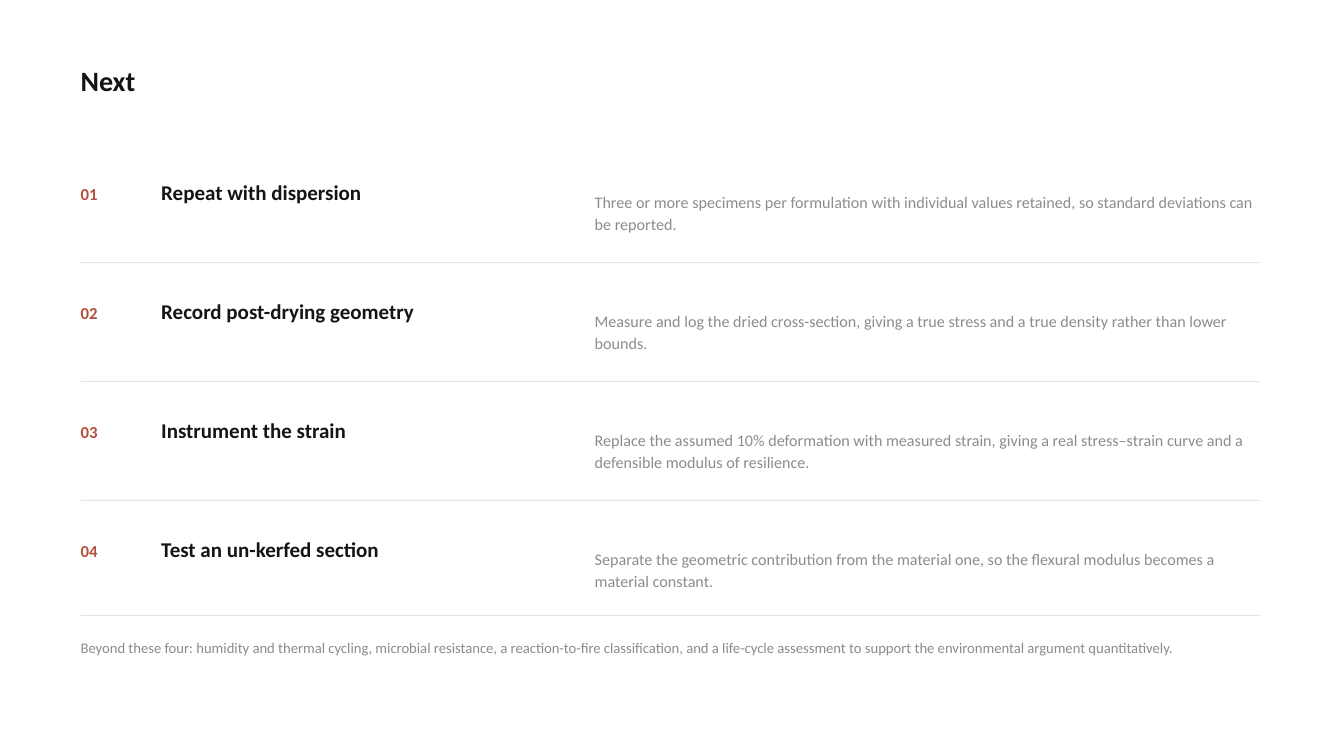
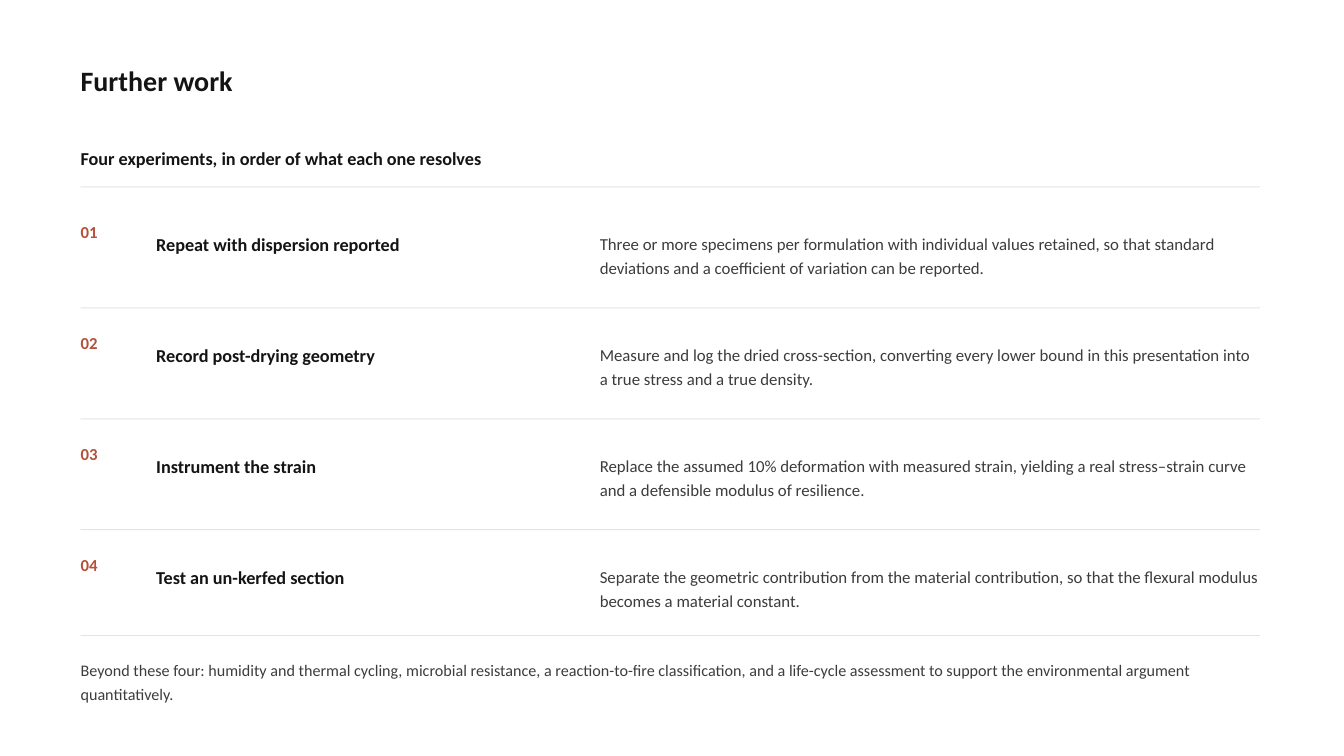
Before and after one commit to bunal91/sanat-ve-mekan, a slide deck: slide 27 of konferans-bildirisi/06-sunum/ICSMMEP26_Presentation_Unal.pptx (slide 25 before the commit). Drawn at 1344x756 pixels with LibreOffice and Linux fonts; fonts in the diff are those of the drawing. Boxes give left, top, right and bottom in pixels: in the first picture for what was removed or moved away, otherwise in the second. Text is boxed around its words. In the diff, an @@ line names an element or a change of style, - is before the commit and + after.

```diff
--- a/konferans-bildirisi/06-sunum/ICSMMEP26_Presentation_Unal.pptx
+++ b/konferans-bildirisi/06-sunum/ICSMMEP26_Presentation_Unal.pptx
@@ text at <box>81,71,233,92</box>: text changed @@
-Next
+Further work
@@ text added at <box>81,152,482,168</box>, 13 pt, text #141414, bold @@
+Four experiments, in order of what each one resolves
@@ rectangle added at <box>81,187,1260,188</box>, fill #E4E4E4 @@
@@ text "01": place and size @@
-text "01" at <box>81,189,98,200</box>
+text "01" at <box>81,227,98,238</box>
@@ text at <box>156,238,399,254</box>: text changed; size 15 to 13 pt @@
-Repeat with dispersion
+Repeat with dispersion reported
@@ text at <box>600,238,1215,277</box>: text changed; size 11.5 to 12 pt; text colour #8C8C8C to #3C3C3C @@
-Three or more specimens per formulation with individual values retained, so standard deviations can be reported.
+Three or more specimens per formulation with individual values retained, so that standard deviations and a coefficient of variation can be reported.
@@ text "02": place and size @@
-text "02" at <box>81,308,98,319</box>
+text "02" at <box>81,338,98,349</box>
@@ rectangle: place and size @@
-rectangle at <box>81,262,1260,263</box>
+rectangle at <box>81,308,1260,309</box>
@@ size 15 to 13 pt; line spacing 19pt to 18pt in 3 elements at <box>156,571,344,584</box>, <box>156,460,316,473</box>, <box>156,349,375,365</box> @@
@@ text "Record post-drying geometry": place and size @@
-text "Record post-drying geometry" at <box>161,304,414,323</box>
+text "Record post-drying geometry" at <box>156,349,375,365</box>
@@ text at <box>600,349,1250,388</box>: text changed; size 11.5 to 12 pt; text colour #8C8C8C to #3C3C3C @@
-Measure and log the dried cross-section, giving a true stress and a true density rather than lower bounds.
+Measure and log the dried cross-section, converting every lower bound in this presentation into a true stress and a true density.
@@ rectangle: place and size @@
-rectangle at <box>81,381,1260,382</box>
+rectangle at <box>81,418,1260,419</box>
@@ text "03": place and size @@
-text "03" at <box>81,427,98,438</box>
+text "03" at <box>81,449,98,460</box>
@@ text "Instrument the strain": place and size @@
-text "Instrument the strain" at <box>161,423,346,438</box>
+text "Instrument the strain" at <box>156,460,316,473</box>
@@ text at <box>600,460,1246,496</box>: text changed; size 11.5 to 12 pt; text colour #8C8C8C to #3C3C3C @@
-Replace the assumed 10% deformation with measured strain, giving a real stress–strain curve and a defensible modulus of resilience.
+Replace the assumed 10% deformation with measured strain, yielding a real stress–strain curve and a defensible modulus of resilience.
@@ rectangle: place and size @@
-rectangle at <box>81,500,1260,501</box>
+rectangle at <box>81,529,1260,530</box>
@@ text "04": place and size @@
-text "04" at <box>81,546,98,557</box>
+text "04" at <box>81,560,98,571</box>
@@ text "Test an un-kerfed section": place and size @@
-text "Test an un-kerfed section" at <box>161,542,379,557</box>
+text "Test an un-kerfed section" at <box>156,571,344,584</box>
@@ text at <box>600,571,1258,607</box>: text changed; size 11.5 to 12 pt; text colour #8C8C8C to #3C3C3C @@
-Separate the geometric contribution from the material one, so the flexural modulus becomes a material constant.
+Separate the geometric contribution from the material contribution, so that the flexural modulus becomes a material constant.
@@ text "Beyond these four: humidity and ...": place and size @@
-text "Beyond these four: humidity and ..." at <box>81,643,1172,656</box>
+text "Beyond these four: humidity and ..." at <box>81,665,1190,703</box>
@@ rectangle: place and size @@
-rectangle at <box>81,615,1260,616</box>
+rectangle at <box>81,635,1260,636</box>
@@ text "Beyond these four: humidity and ..." at <box>81,665,1190,703</box>: size 10.5 to 11.5 pt, text colour #8C8C8C to #3C3C3C; line spacing 15.5pt to 17.5pt @@
```
Also in this commit, not shown: 20 other slides changed, 8 slides added, 6 slides removed, 4 other files.
